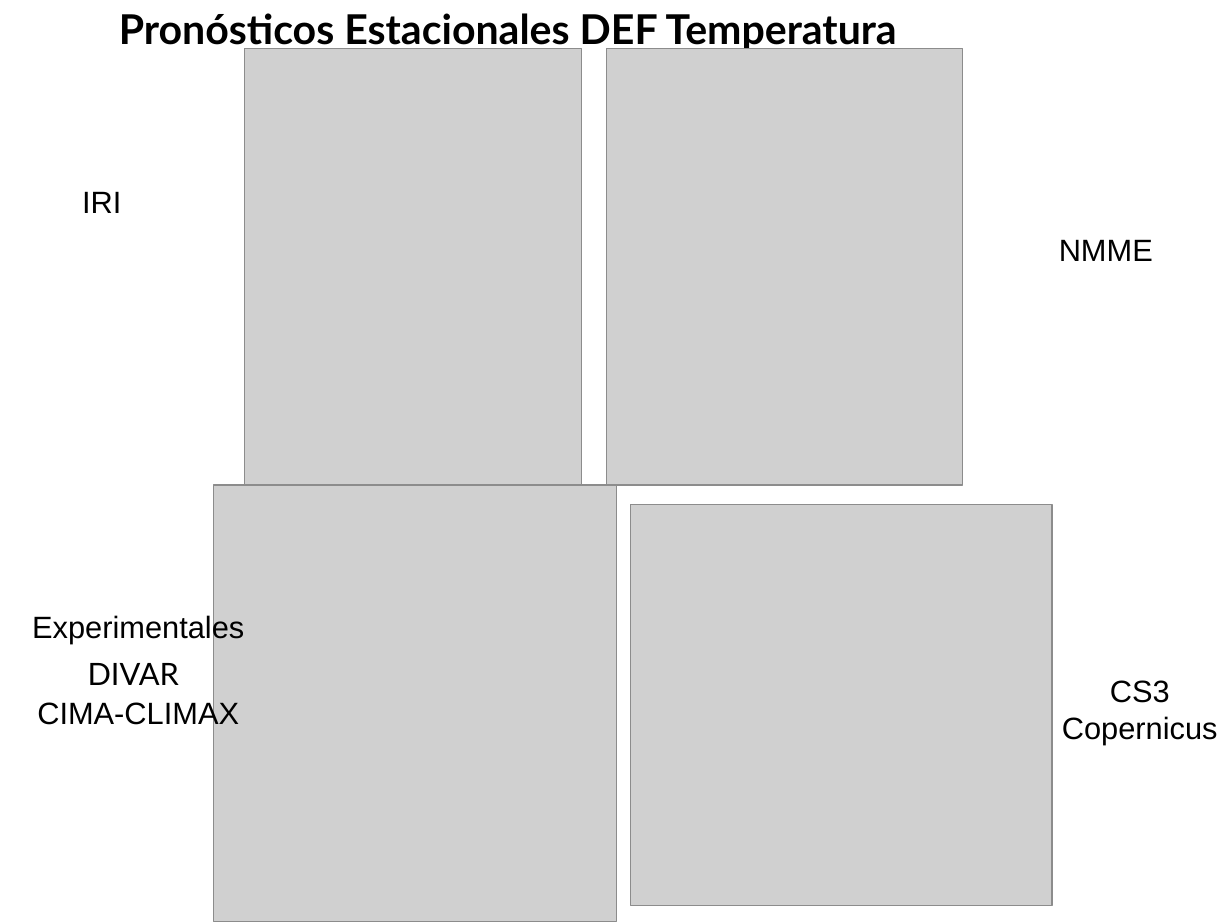
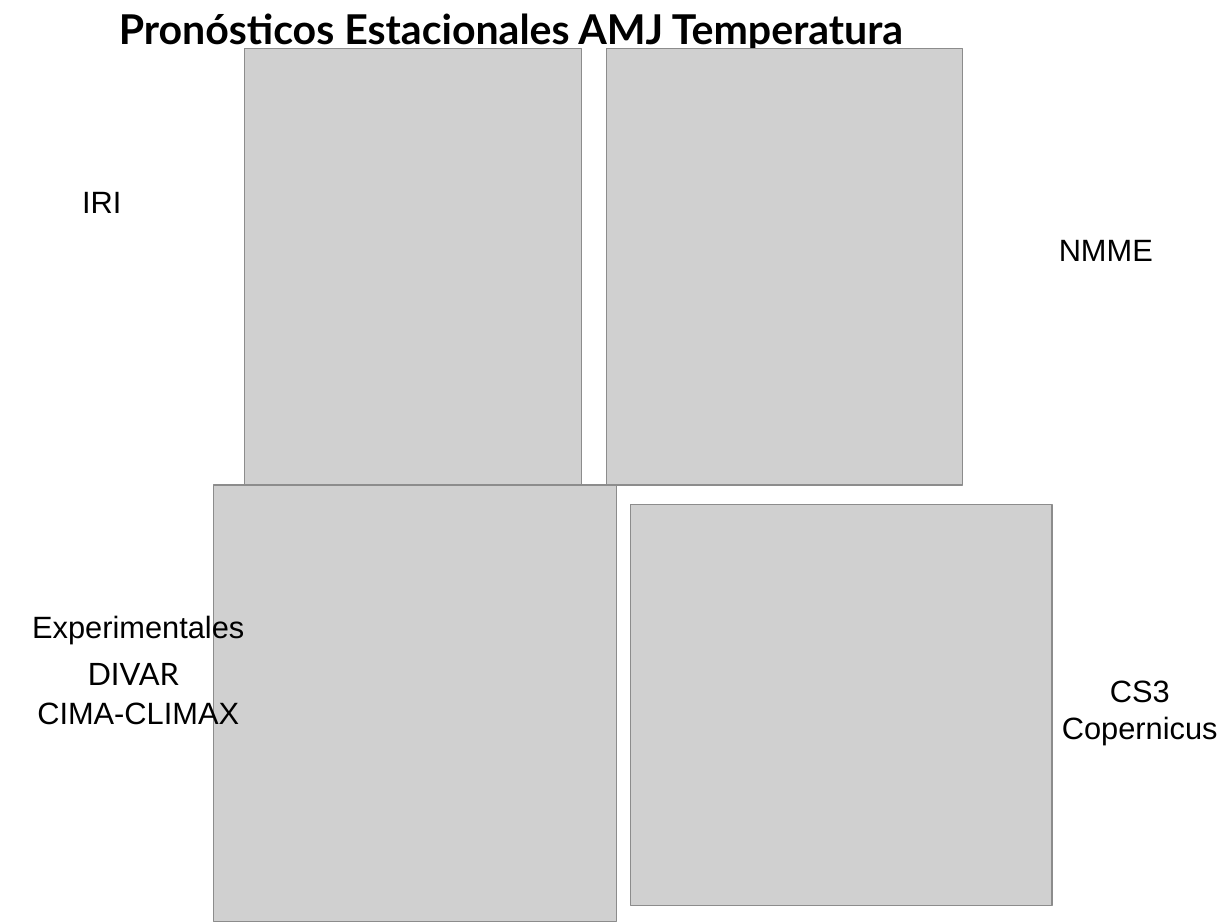
Before and after one commit to eliocamp/Reunion_Clima, a slide deck: slide 22 of presentacion.odp. Drawn at 1232x924 pixels with LibreOffice and Linux fonts; fonts in the diff are those of the drawing; grey boxes stand for pictures. Boxes give left, top, right and bottom in pixels: in the first picture for what was removed or moved away, otherwise in the second. Text is boxed around its words. In the diff, an @@ line names an element or a change of style, - is before the commit and + after.

```diff
--- a/presentacion.odp
+++ b/presentacion.odp
@@ text at box(119, 13, 903, 52): text changed @@
-Pronósticos Estacionales DEF Temperatura
+Pronósticos Estacionales AMJ Temperatura
```
Also in this commit, not shown: 10 other slides changed, 1 slide added, 1 slide removed, 1 other file.
